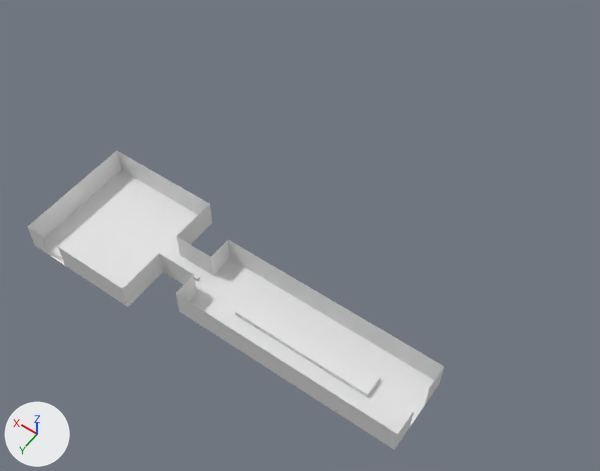
What one commit did to the Blender file Scenes/CastleAlchemyLibrary.blend.
Rendered twice from a camera (50 mm lens) standing at (-207.0, 188.0, 390.0) and looking at (-28.0, -62.0, -4.0). Lighting does not change. The marker at lower left points along +X, +Y and +Z.
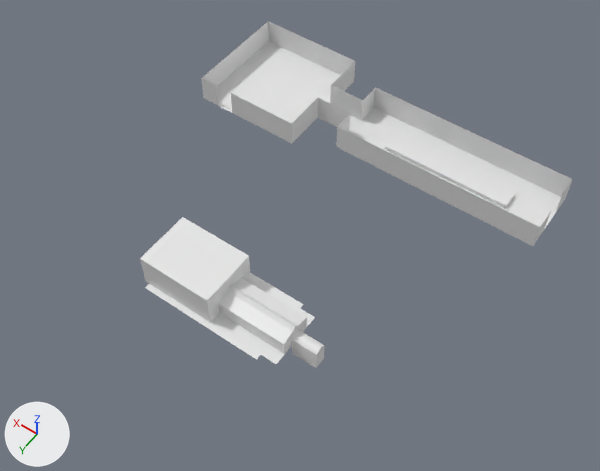
Changed parts and their boxes (x1, y1, x2, y2) in the pictures (600 x 471 px):
'Plane', moved
    before: (27, 150, 444, 450)
    after: (201, 21, 573, 246)
'LibraryWall1.002', added
    after: (140, 217, 251, 323)
'Cube.001', moved
    before: (235, 297, 380, 397)
    after: (384, 135, 515, 209)
'AlchemyWallsAndCieling', added
    after: (218, 278, 307, 353)
'LibraryFloor', added
    after: (145, 273, 315, 364)
'Plane.002', added
    after: (292, 331, 325, 368)

Diff of the bpy script that builds the scene:
```diff
--- a/Scenes/CastleAlchemyLibrary.blend.py
+++ b/Scenes/CastleAlchemyLibrary.blend.py
@@ me_plane_010 @@
+me_plane_010.from_pydata(...)  # 22 vertices, 11 faces; spans x -1.0..15.0, y -1.0..14.9, z 0.0..8.2
+me_plane_010.polygons.foreach_set('use_smooth', [True] * 11)
@@ me_plane_007 @@
+me_plane_007.from_pydata([(-10.0, 0.0, -18.1), (34.6, 0.0, -18.1), (-10.0, 9.6, -18.1), (34.6, 9.6, -18.1), (-10.0, 12.0, -4.0), (34.6, 12.0, -4.0), (-10.0, 14.1, 0.1), (34.6, 14.1, 0.1), (-10.0, 7.6, -2.5), (-10.0, 4.8, -7.0), (-10.0, 0.1, -7.0), (-10.0, 7.6, 0.0)], [], [(0, 1, 3, 2), (2, 3, 5, 4), (6, 4, 5, 7), (0, 2, 9, 10), (9, 2, 4, 8), (11, 8, 4, 6)])
@@ me_plane_005 @@
+me_plane_005.from_pydata(...)  # 49 vertices, 39 faces; spans x -10.0..26.4, y 0.0..21.8, z -0.4..47.6
@@ me_plane_001 @@
+me_plane_001.from_pydata(...)  # 38 vertices, 24 faces; spans x -3.46..1.16, y -1.06..1.08, z 0.0..0.39
+me_plane_001.polygons.foreach_set('use_smooth', [True] * 24)
@@ ob_plane @@
 ob_plane = bpy.data.objects.new('Plane', me_plane)
-ob_plane.location = (56.0, 0.0, 0.0)
+ob_plane.location = (56.0, -155.5, 0.0)
 ob_plane.scale = (37.0, 37.0, 37.0)
@@ ob_cube_001 @@
 ob_cube_001 = bpy.data.objects.new('Cube.001', me_cube_001)
-ob_cube_001.location = (-75.9, 0.0, 0.0)
+ob_cube_001.location = (-75.9, -155.5, 0.0)
 ob_cube_001.scale = (43.4, 6.18, 3.01)
@@ ob_plane_002 @@
+ob_plane_002 = bpy.data.objects.new('Plane.002', me_plane_010)
+ob_plane_002.location = (-84.6, 3.8, -7.4)
+ob_plane_002.rotation_euler = (1.571, 0.0, 0.0)  # degrees (90, 0, 0)
+ob_plane_002.scale = (1.0, 1.0, 0.921)
@@ ob_alchemywallsandcieling @@
+ob_alchemywallsandcieling = bpy.data.objects.new('AlchemyWallsAndCieling', me_plane_007)
+ob_alchemywallsandcieling.location = (-59.3, 0.0, 0.0)
+ob_alchemywallsandcieling.rotation_euler = (1.571, 0.0, 0.0)  # degrees (90, 0, 0)
+ob_alchemywallsandcieling.scale = (1.0, 1.0, 0.573)
+_m = ob_alchemywallsandcieling.modifiers.new('Mirror', 'MIRROR')
+_m.use_axis = (False, False, True)
@@ ob_librarywall1_002 @@
+ob_librarywall1_002 = bpy.data.objects.new('LibraryWall1.002', me_plane_005)
+ob_librarywall1_002.location = (-24.4, -8.2, 0.0)
+ob_librarywall1_002.rotation_euler = (1.571, 0.0, 1.571)  # degrees (90, 0, 90)
@@ ob_libraryfloor @@
+ob_libraryfloor = bpy.data.objects.new('LibraryFloor', me_plane_001)
+ob_libraryfloor.location = (0.0, 0.0, 0.0)
+ob_libraryfloor.scale = (20.1, 20.1, 20.1)
```
